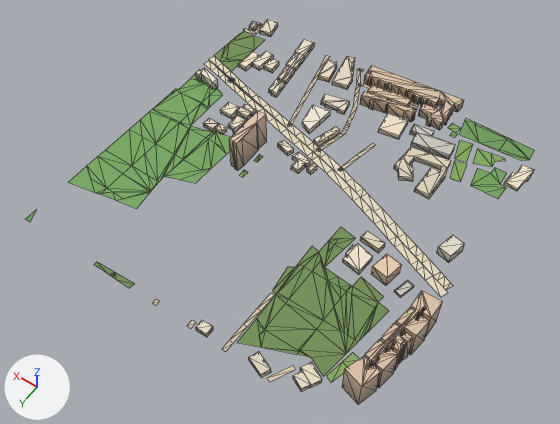
Two versions of the glTF model public/assets/bengaluru-region-v1/tiles/t21_-16-l1.glb, one commit apart.
Rendered twice from a 50 mm lens placed at (10371.0, -7190.0, 806.0), pointed at (10740.0, -7708.0, -7.0). Lighting does not change. The marker at lower left points along +X, +Y and +Z. The first picture is the older version. Mesh edges are drawn as thin lines. Vertices at exactly the same position are counted once.

The first picture shows 'building', 'ground'.
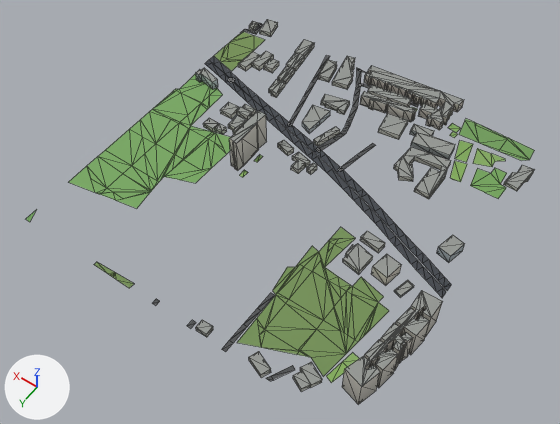
Scene script edits in JSON lines:
```json
{"block": "me_building", "where": "# used by ob_building; location = (10500.0, -8000.0, 0.0)"}
{"op": "remove", "block": "me_building", "code": "me_building.from_pydata(...)  # 770 vertices, 1071 faces; spans x -10.0..497.0, y -18.0..502.0, z 0.0..54.0"}
{"op": "add", "block": "me_building", "code": "me_building.from_pydata(...)  # 770 vertices, 1372 faces; spans x -10.0..497.0, y -18.0..502.0, z 0.0..54.0"}
{"block": "me_building", "change": "me_building part 1: 1071 kept faces spanning x -10.0..497.0, y -18.0..502.0, z 0.0..54.0 get new vertex colours"}
{"block": "me_building", "change": "edits to the shape of me_building do not show in these pictures"}
{"block": "me_ground", "where": "# used by ob_ground; location = (10500.0, -8000.0, 0.0)"}
{"block": "me_ground", "where": "# verts and faces of me_ground; kept vertices keep their numbers, new ones are numbered from 451"}
{"block": "me_ground", "where": "# before: 228 (111.0, 499.0, 1.0) at pixel (266, 377), 229 (105.0, 501.0, 1.0) at pixel (269, 382), 230 (96.0, 469.0, 1.0) at pixel (292, 365), 231 (90.0, 472.0, 1.0) at pixel (295, 369)"}
{"op": "remove", "block": "me_ground", "code": "me_ground.from_pydata(...)  # 451 vertices, 458 faces; spans x -2.0..503.0, y -3.0..501.0, z 1.0"}
{"op": "add", "block": "me_ground", "code": "me_ground.from_pydata(...)  # 456 vertices, 463 faces; spans x 0.0..500.0, y 0.0..500.0, z 1.0"}
{"block": "me_ground", "change": "me_ground part 2"}
{"op": "add", "block": "me_ground", "code": "delete_vertices([228, 229])  # with the faces that use them"}
{"op": "add", "block": "me_ground", "code": "verts[463] = (112.0, 500.0, 1.0)  # pixel (265, 378)"}
{"op": "add", "block": "me_ground", "code": "verts[464] = (105.0, 500.0, 1.0)  # pixel (270, 381)"}
{"op": "add", "block": "me_ground", "code": "verts[465] = (103.0, 497.0, 1.0)  # pixel (273, 380)"}
{"op": "add", "block": "me_ground", "code": "verts[466] = (108.0, 494.0, 1.0)  # pixel (271, 375)"}
{"op": "add", "block": "me_ground", "code": "faces += [(463, 464, 465), (463, 465, 466), (231, 466, 465), (230, 466, 231)]"}
{"block": "me_ground", "change": "me_ground part 3"}
{"block": "me_ground", "change": "25 vertices are removed from x -2.0..502.0, y 118.0..291.0, z 1.0"}
{"block": "me_ground", "change": "31 faces are deleted"}
{"block": "me_ground", "change": "23 vertices in x 20.0..393.0, y 137.0..269.0, z 1.0 move by (0.0, 1.0, 0.0)"}
{"block": "me_ground", "change": "16 vertices in x 45.0..444.0, y 135.0..261.0, z 1.0 move by (0.0, -1.0, 0.0)"}
{"block": "me_ground", "change": "4 vertices in x 12.0..189.0, y 193.0..261.0, z 1.0 move by (1.0, 1.0, 0.0)"}
{"block": "me_ground", "change": "3 vertices in x 56.0..461.0, y 130.0..270.0, z 1.0 move by (-1.0, -1.0, 0.0)"}
{"block": "me_ground", "change": "28 vertices move from x 2.0..502.0, y 106.0..280.0, z 1.0 to x 0.0..500.0, y 107.0..280.0, z 1.0"}
{"block": "me_ground", "change": "22 vertices are added at x 0.0..500.0, y 118.0..291.0, z 1.0"}
{"block": "me_ground", "change": "5 new vertices lie (3.0, 10.0, 0.0) away from vertices in x 315.0..460.0, y 129.0..169.0, z 1.0"}
{"block": "me_ground", "change": "33 new faces join them"}
{"block": "me_ground", "change": "me_ground part 4: 138 kept faces spanning x 13.0..500.0, y 0.0..500.0, z 1.0 get new vertex colours; the middle colour goes from beige #d7c9ae to dark grey #535556"}
{"block": "me_ground", "change": "other edits to the shape of me_ground do not show in these pictures"}
```

Location of each change, (x1, y1, x2, y2) in pixels of the pictures (560 x 424 px; the box of a moved part takes in the faces that stretch with it):
```json
{"part": 1, "of": "me_building", "change": "recoloured", "before": [196, 19, 535, 404], "after": [196, 19, 535, 404]}
{"part": 2, "of": "me_ground", "change": "reshaped", "before": [267, 365, 295, 382], "after": [266, 365, 295, 381]}
{"part": 3, "of": "me_ground", "change": "moved or reshaped", "before": [204, 56, 453, 297], "after": [205, 56, 451, 298]}
{"part": 4, "of": "me_ground", "change": "recoloured", "before": [153, 25, 444, 352], "after": [153, 25, 444, 352]}
```
